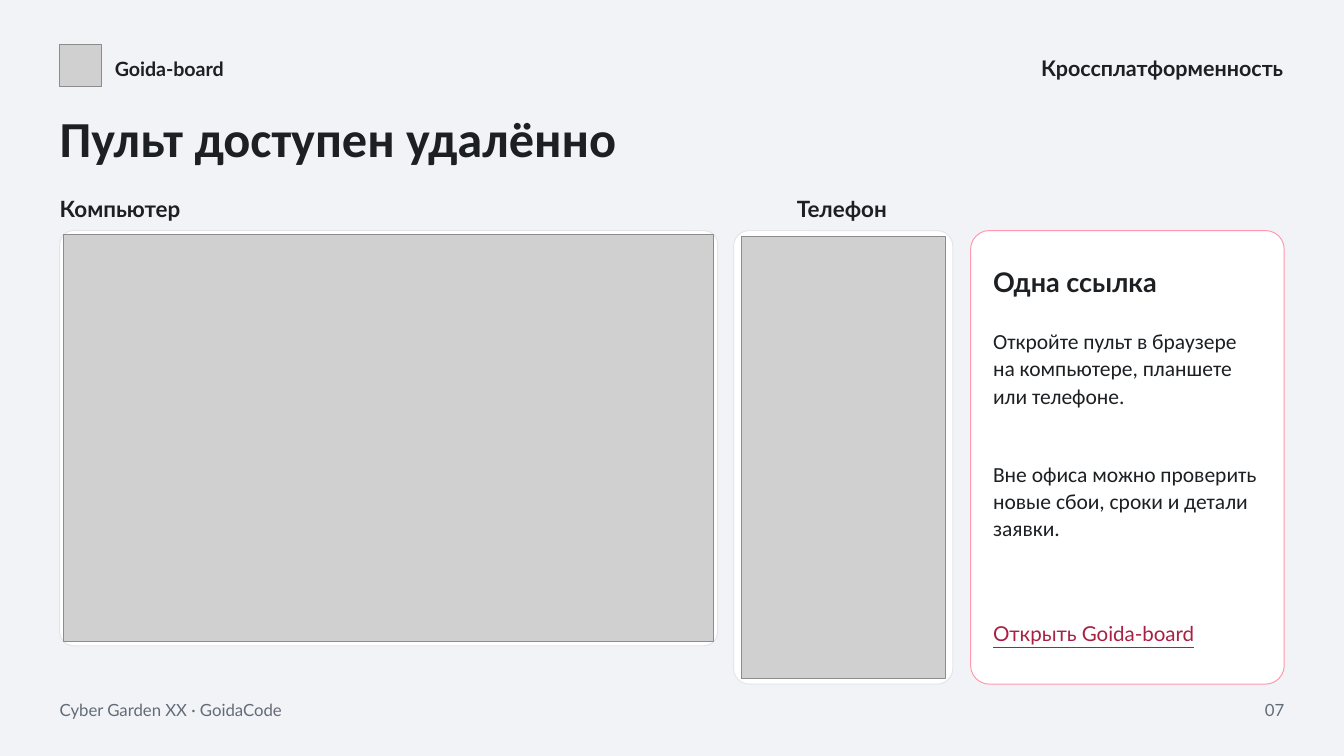
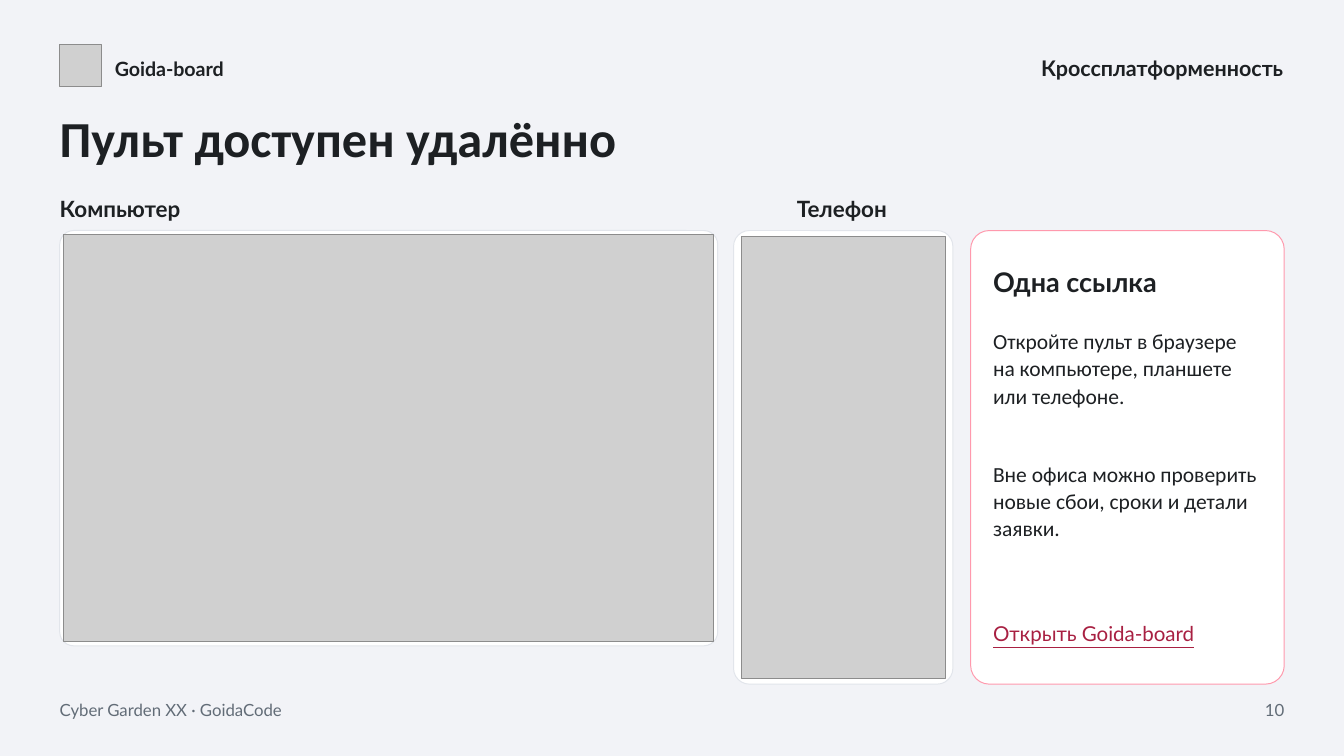
Before and after one commit to LIGI464/MTS, a slide deck: slide 10 of docs/hackathon/goida-board.pptx (slide 7 before the commit). Drawn at 1344x756 pixels with LibreOffice and Linux fonts; fonts in the diff are those of the drawing; grey boxes stand for pictures. Boxes give left, top, right and bottom in pixels: in the first picture for what was removed or moved away, otherwise in the second. Text is boxed around its words. In the diff, an @@ line names an element or a change of style, - is before the commit and + after.

```diff
--- a/docs/hackathon/goida-board.pptx
+++ b/docs/hackathon/goida-board.pptx
@@ text at <box>1265,704,1284,716</box>: text changed @@
-07
+10
```
Also in this commit, not shown: 5 other slides changed, 3 slides added, 2 other files.
